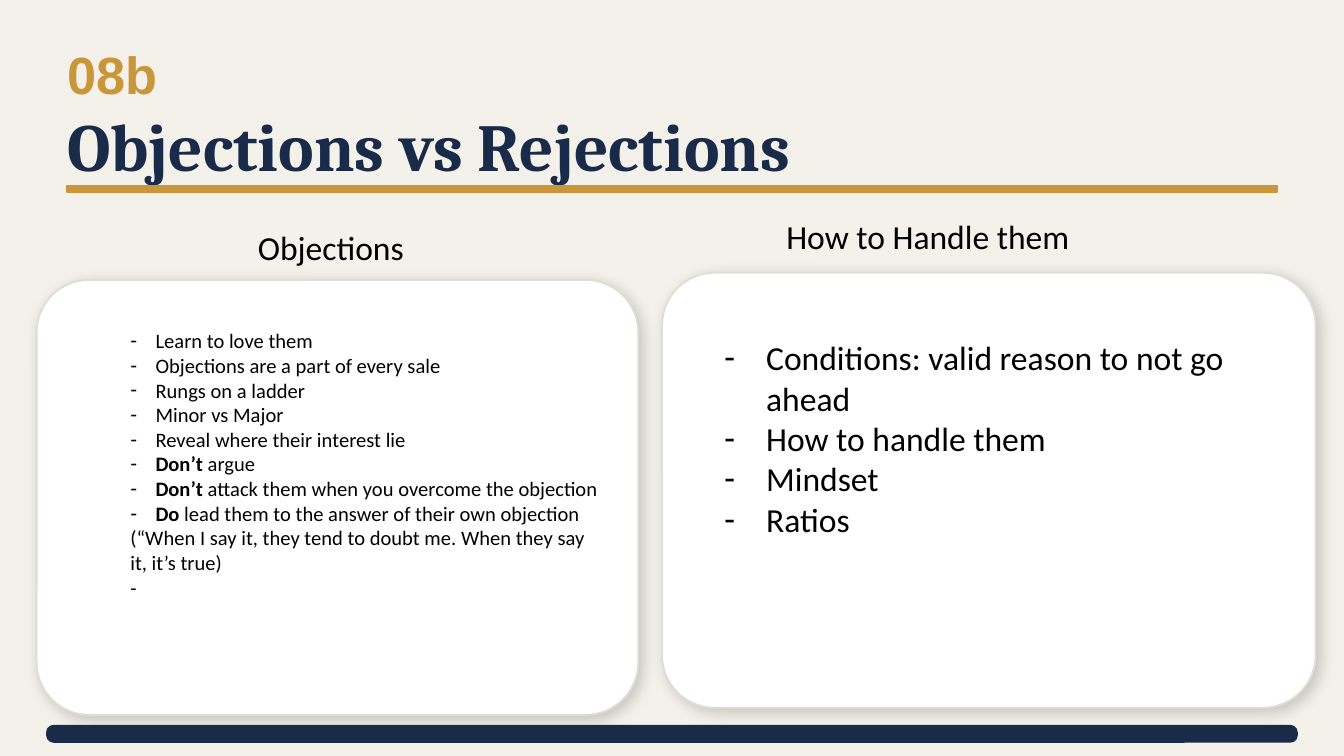
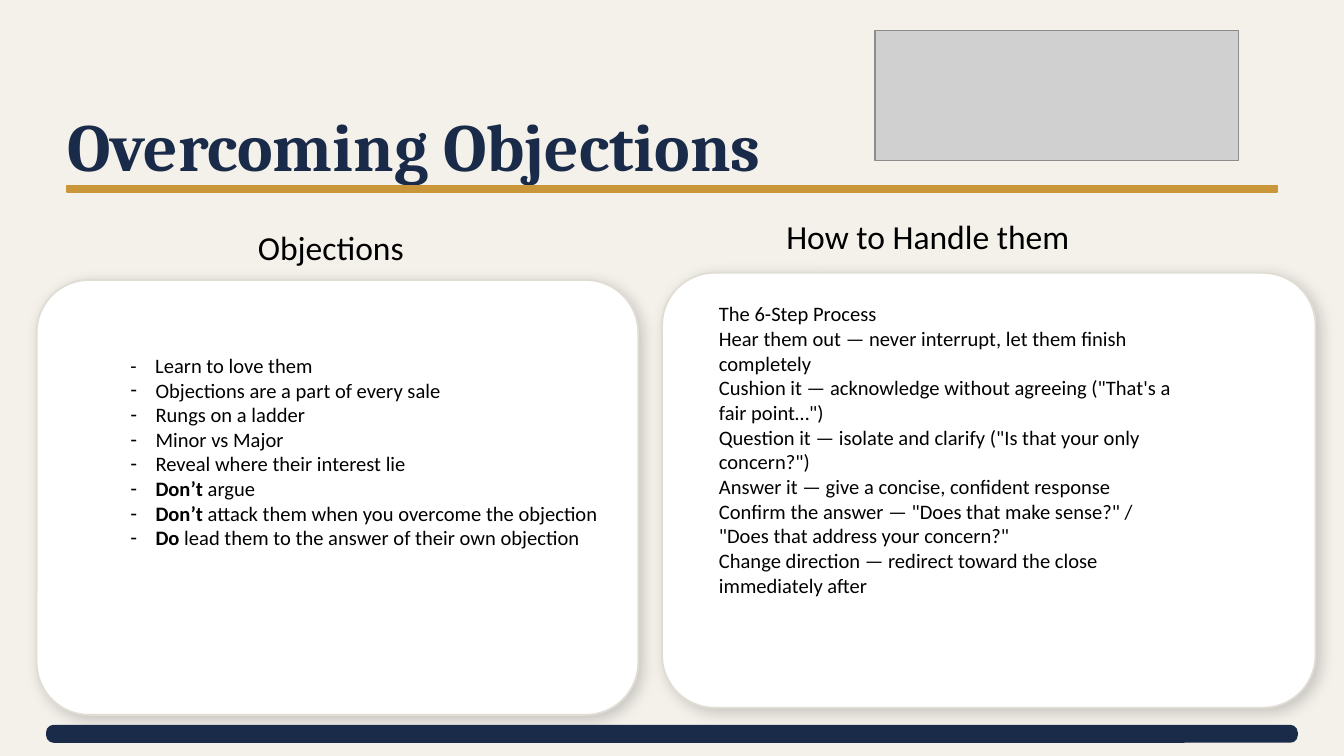
Before and after one commit to DHAINES24/sales-intern-hub, a slide deck: slide 14 of sales_presentation_final [Autosaved] (1).pptx (slide 17 before the commit). Drawn at 1344x756 pixels with LibreOffice and Linux fonts; fonts in the diff are those of the drawing; grey boxes stand for pictures. Boxes give left, top, right and bottom in pixels: in the first picture for what was removed or moved away, otherwise in the second. Text is boxed around its words. In the diff, an @@ line names an element or a change of style, - is before the commit and + after.

```diff
--- a/sales_presentation_final [Autosaved] (1).pptx
+++ b/sales_presentation_final [Autosaved] (1).pptx
@@ text removed at bbox=[67, 56, 157, 95] @@
-08b
@@ picture added at bbox=[875, 31, 1238, 161] @@
@@ text at bbox=[67, 124, 761, 186]: text changed @@
-Objections vs Rejections
+Overcoming Objections
@@ text at bbox=[719, 306, 1171, 597]: text changed; size 18 to 11 pt @@
-– Conditions: valid reason to not go ahead
-– How to handle them
-– Mindset
-– Ratios
+The 6-Step Process
+Hear them out — never interrupt, let them finish completely
+Cushion it — acknowledge without agreeing ("That's a fair point…")
+Question it — isolate and clarify ("Is that your only concern?")
+Answer it — give a concise, confident response
+Confirm the answer — "Does that make sense?" / "Does that address your concern?"
+Change direction — redirect toward the close immediately after
@@ text at bbox=[155, 358, 312, 373]: text changed @@
-– Learn to love them
+- Learn to love them
@@ text at bbox=[130, 530, 585, 573]: paragraphs removed @@
-(“When I say it, they tend to doubt me. When they say it, it’s true)
--
```
Also in this commit, not shown: 12 other slides changed, 2 slides added, 3 slides removed, 3 other files.
